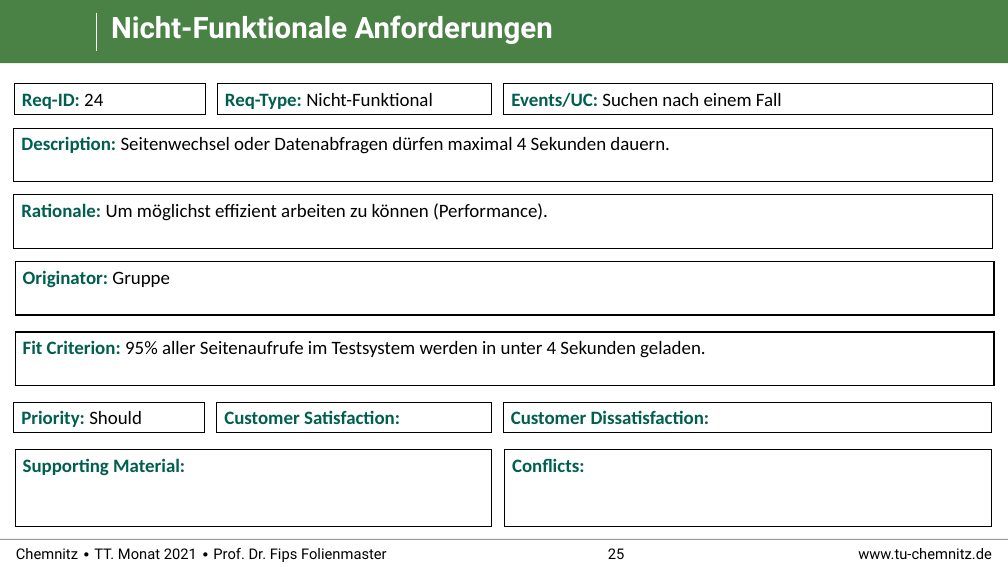
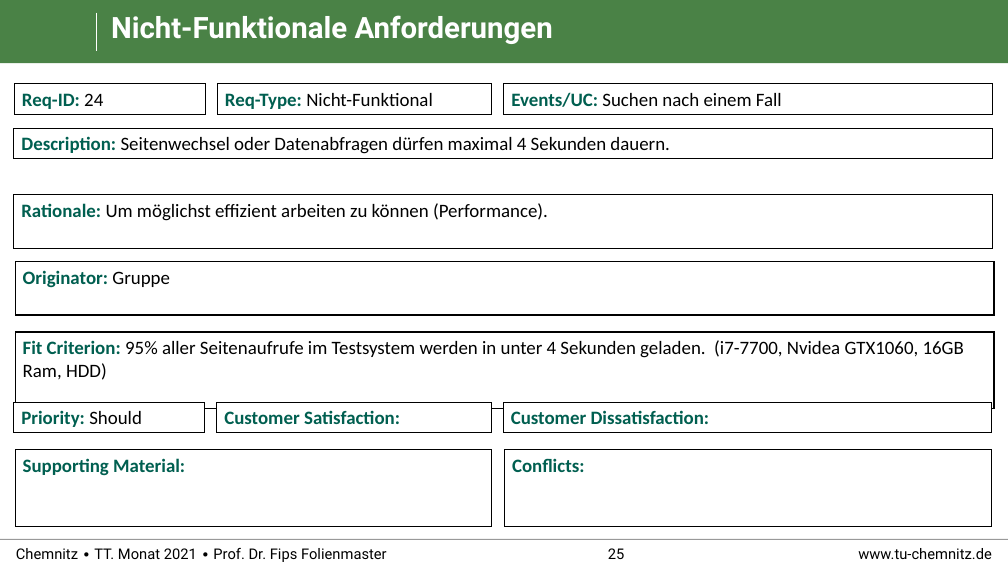
Before and after one commit to RealBiggerBo/Softwaretechnik, a slide deck: slide 25 of SnowCards_Requirements.pptx. Drawn at 1008x567 pixels with LibreOffice and Linux fonts; fonts in the diff are those of the drawing; background and template pictures are left out. Boxes give left, top, right and bottom in pixels: in the first picture for what was removed or moved away, otherwise in the second. Text is boxed around its words. In the diff, an @@ line names an element or a change of style, - is before the commit and + after.

Commit message:
Anforderungen 5 und 24 bearbeitet. Anforderung 27 hinzugefügt.

```diff
--- a/SnowCards_Requirements.pptx
+++ b/SnowCards_Requirements.pptx
@@ rectangle "Description: Seitenwechsel oder Datenabfragen dürfen ..." resized from (x1=14, y1=128, x2=993, y2=181) to (x1=14, y1=128, x2=993, y2=158) @@
@@ rectangle "Fit Criterion: 95% aller Seitenaufrufe ..." resized from (x1=15, y1=332, x2=994, y2=386) to (x1=15, y1=332, x2=994, y2=408) @@
@@ text in rectangle at (x1=23, y1=340, x2=964, y2=380): text changed @@
-Fit Criterion: 95% aller Seitenaufrufe im Testsystem werden in unter 4 Sekunden geladen.
+Fit Criterion: 95% aller Seitenaufrufe im Testsystem werden in unter 4 Sekunden geladen. (i7-7700, Nvidea GTX1060, 16GB Ram, HDD)
```
Also in this commit, not shown: 1 other slide changed, 1 slide added.
